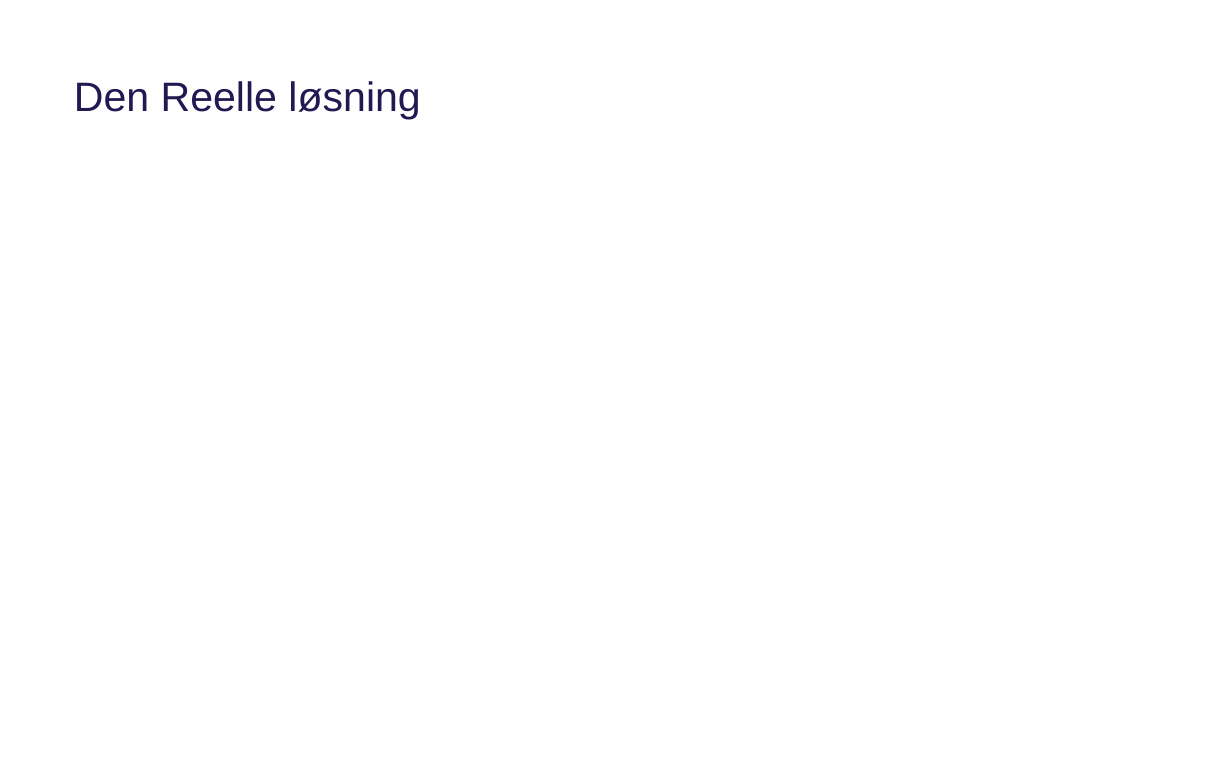
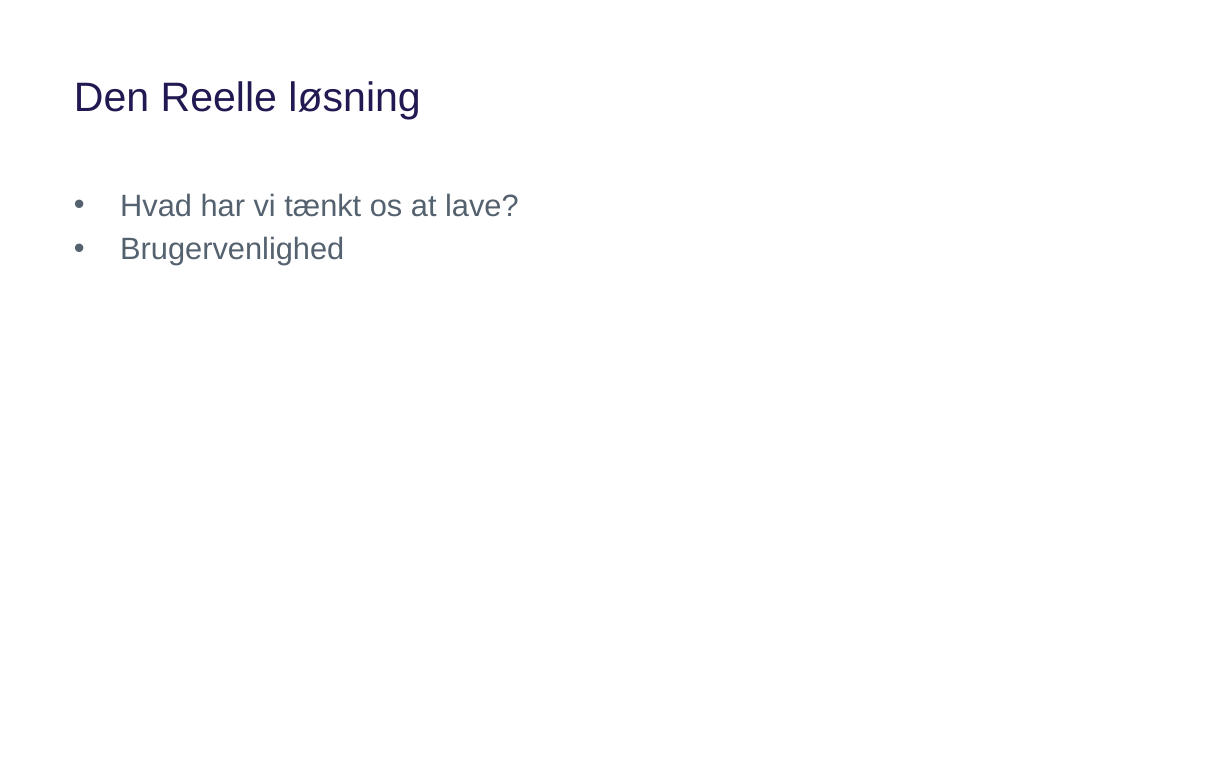
Before and after one commit to Haurum/P2, a slide deck: slide 13 of PP OT.pptx. Drawn at 1232x770 pixels with LibreOffice and Linux fonts; fonts in the diff are those of the drawing; background and template pictures are left out. Boxes give left, top, right and bottom in pixels: in the first picture for what was removed or moved away, otherwise in the second. Text is boxed around its words. In the diff, an @@ line names an element or a change of style, - is before the commit and + after.

```diff
--- a/PP OT.pptx
+++ b/PP OT.pptx
@@ text added at (120, 193, 519, 265), 18 pt, text #54616E @@
+• Hvad har vi tænkt os at lave?
+• Brugervenlighed
```
Also in this commit, not shown: 3 other slides changed.
